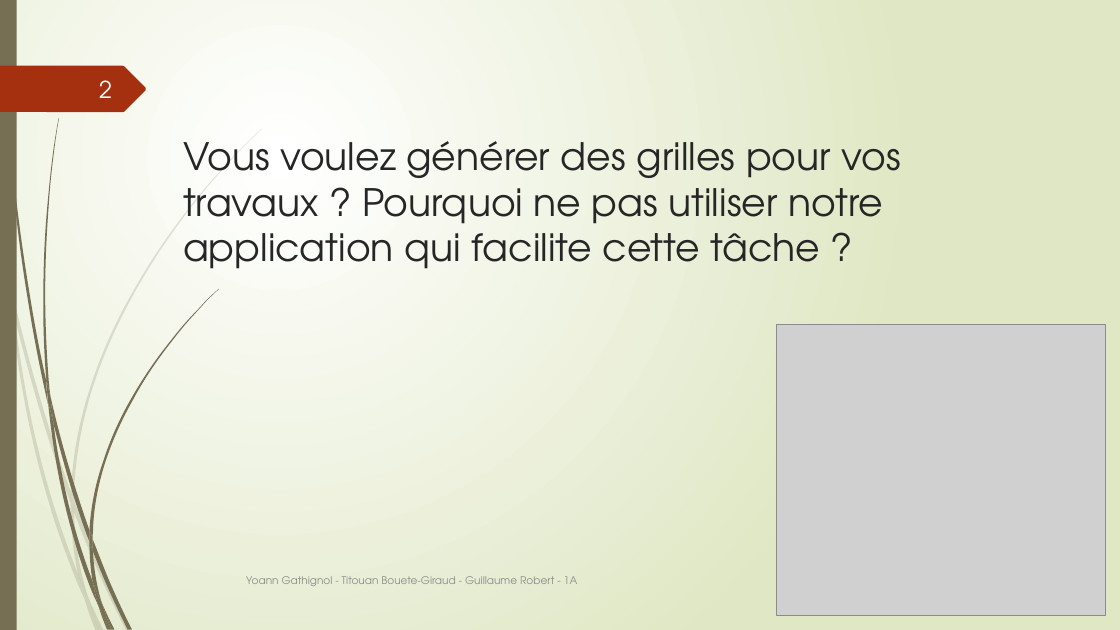
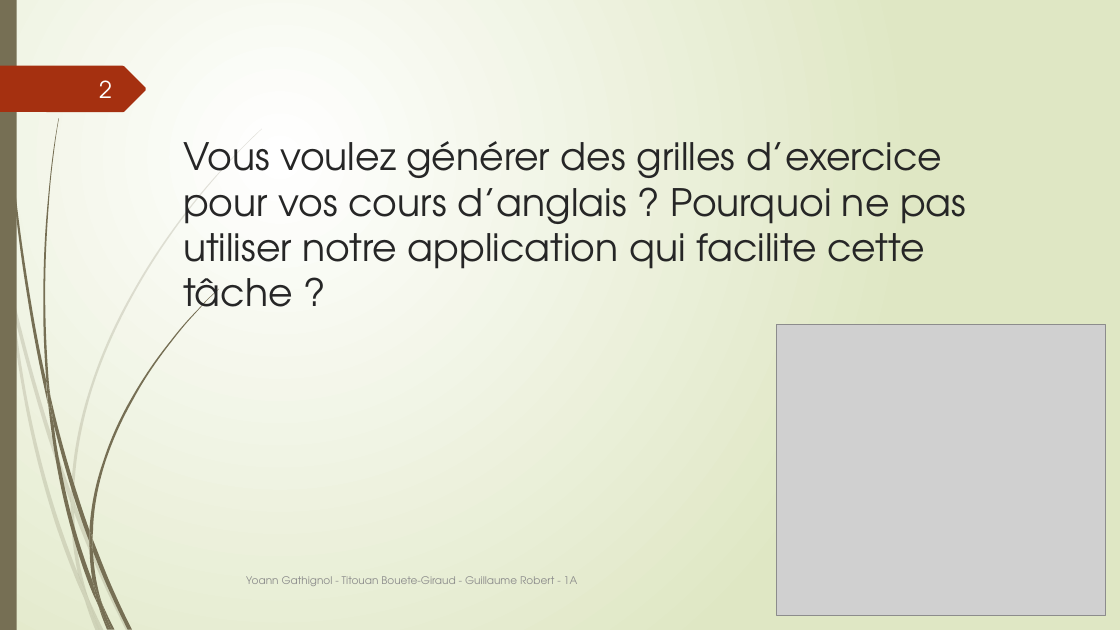
Before and after one commit to Guyoms/PTUT2016, a slide deck: slide 2 of SOUTENANCE/I HEAR I SAY.pptx. Drawn at 1120x630 pixels with LibreOffice and Linux fonts; fonts in the diff are those of the drawing; grey boxes stand for pictures. Boxes give left, top, right and bottom in pixels: in the first picture for what was removed or moved away, otherwise in the second. Text is boxed around its words. In the diff, an @@ line names an element or a change of style, - is before the commit and + after.

```diff
--- a/SOUTENANCE/I HEAR I SAY.pptx
+++ b/SOUTENANCE/I HEAR I SAY.pptx
@@ title at <box>183,141,966,279</box>: text changed @@
-Vous voulez générer des grilles pour vos travaux ? Pourquoi ne pas utiliser notre application qui facilite cette tâche ?
+Vous voulez générer des grilles d’exercice pour vos cours d’anglais ? Pourquoi ne pas utiliser notre application qui facilite cette tâche ?
```
Also in this commit, not shown: 6 other slides changed, 2 slides added.
